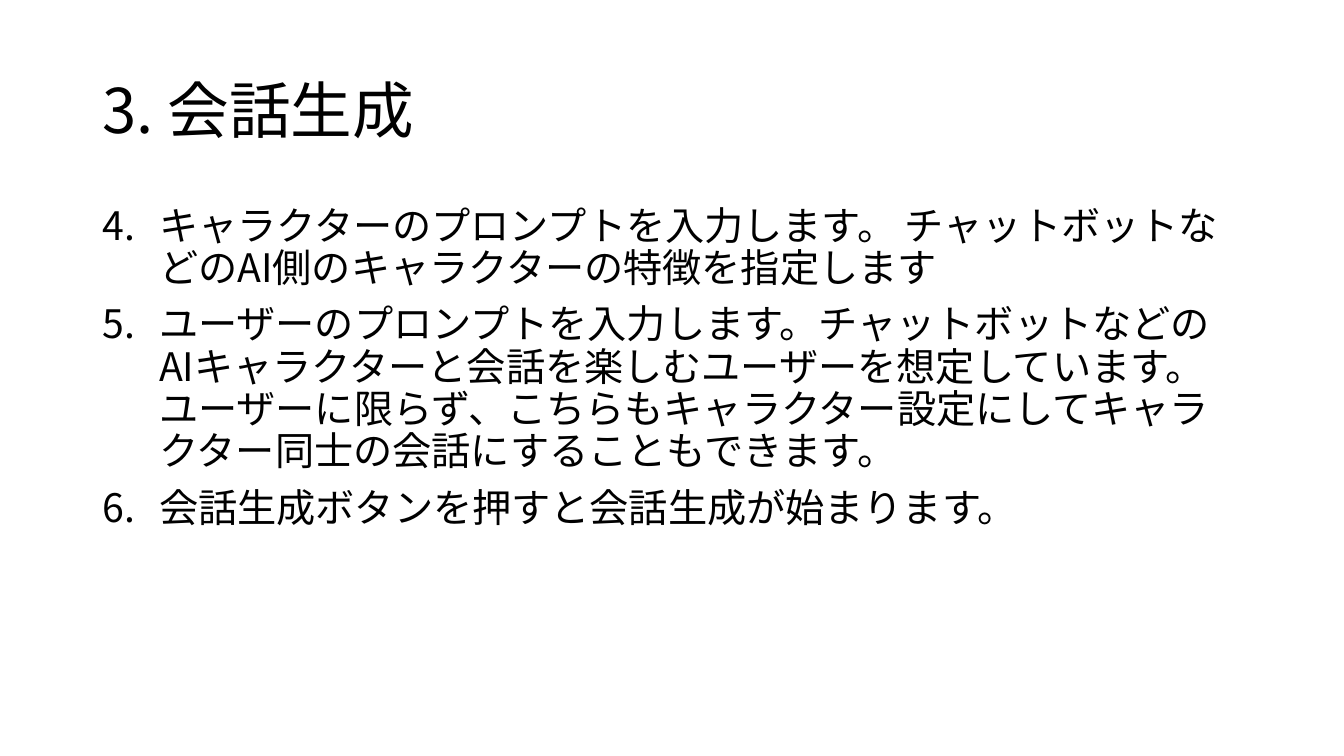
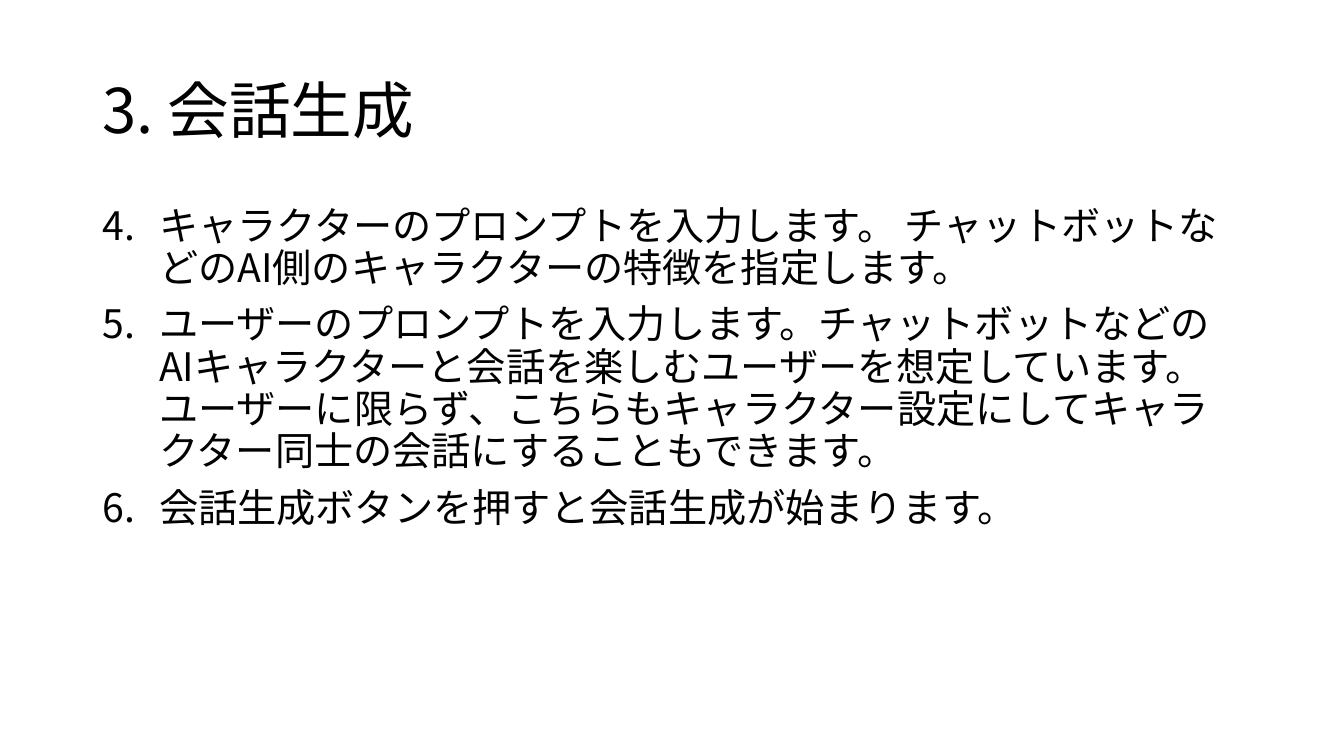
Before and after one commit to flymywife/Meta-CommunicationRAG, a slide deck: slide 9 of mcrag-app-mcp/sample/MCRAG_mcp_マニュアル.pptx (slide 7 before the commit). Drawn at 1344x756 pixels with LibreOffice and Linux fonts; fonts in the diff are those of the drawing. Boxes give left, top, right and bottom in pixels: in the first picture for what was removed or moved away, otherwise in the second. Text is boxed around its words. In the diff, an @@ line names an element or a change of style, - is before the commit and + after.

```diff
--- a/mcrag-app-mcp/sample/MCRAG_mcp_マニュアル.pptx
+++ b/mcrag-app-mcp/sample/MCRAG_mcp_マニュアル.pptx
@@ text at box(159, 207, 1218, 286): text changed @@
-4. キャラクターのプロンプトを入力します。 チャットボットなどのAI側のキャラクターの特徴を指定します
+4. キャラクターのプロンプトを入力します。 チャットボットなどのAI側のキャラクターの特徴を指定します。
```
Also in this commit, not shown: 7 other slides changed, 2 slides added, 23 other files.
